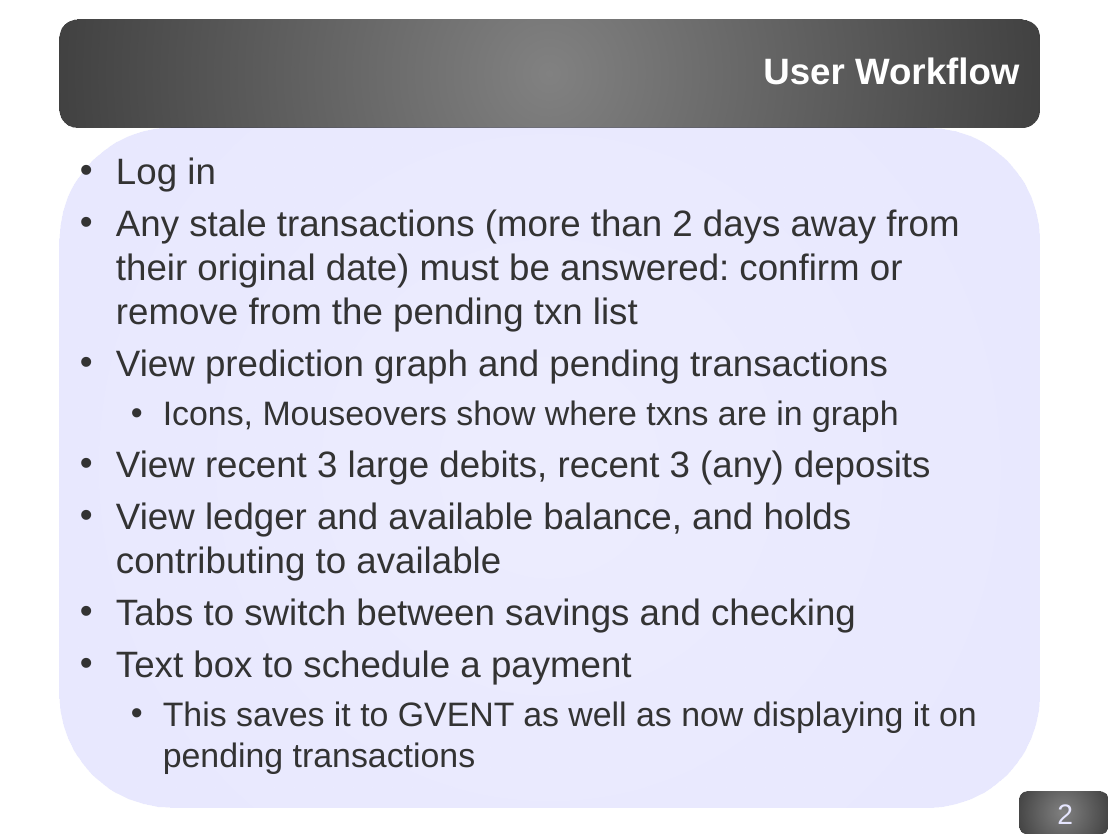
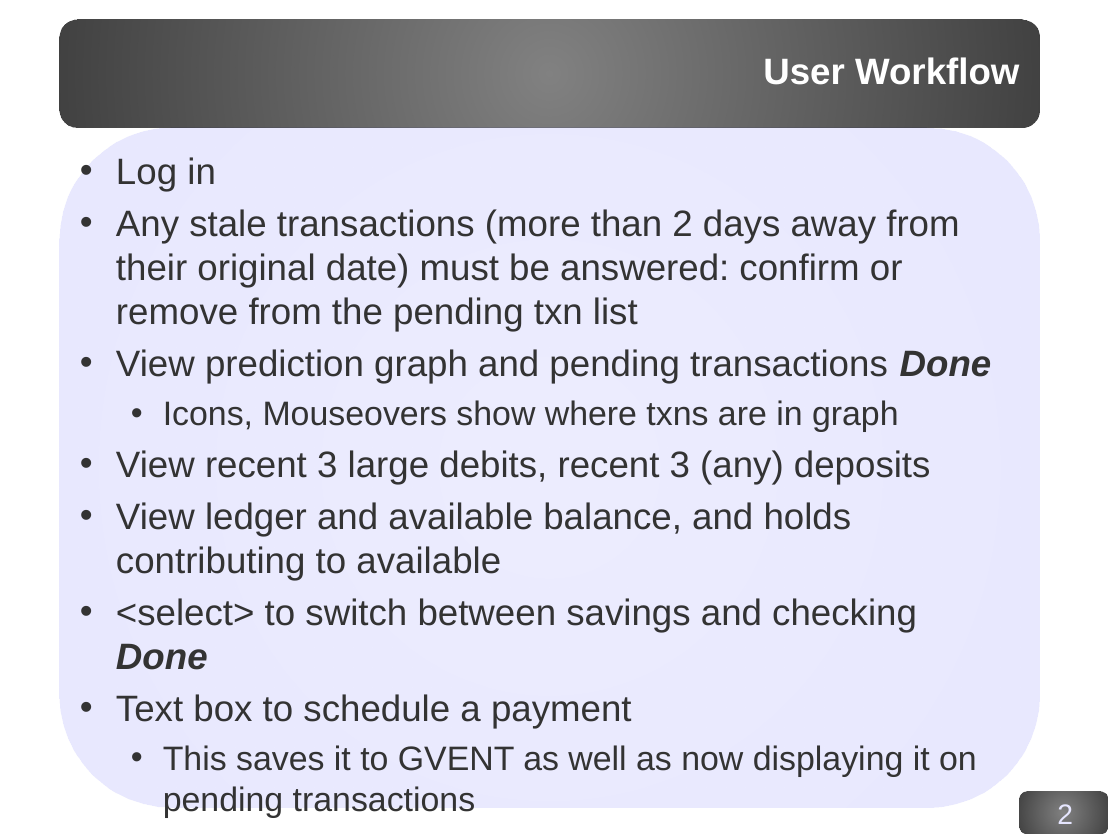
Before and after one commit to corydodt/Afloat, a slide deck: slide 2 of doc/afloat.odp. Drawn at 1120x840 pixels with LibreOffice and Linux fonts; fonts in the diff are those of the drawing; background and template pictures are left out. Boxes give left, top, right and bottom in pixels: in the first picture for what was removed or moved away, otherwise in the second. Text is boxed around its words. In the diff, an @@ line names an element or a change of style, - is before the commit and + after.

```diff
--- a/doc/afloat.odp
+++ b/doc/afloat.odp
@@ text at [116, 349, 992, 384]: text changed @@
-• View prediction graph and pending transactions
+• View prediction graph and pending transactions Done
@@ text at [116, 598, 917, 670]: text changed @@
-• Tabs to switch between savings and checking
+• <select> to switch between savings and checking Done
```
Also in this commit, not shown: 6 other slides changed, 1 slide removed, 1 other file.
